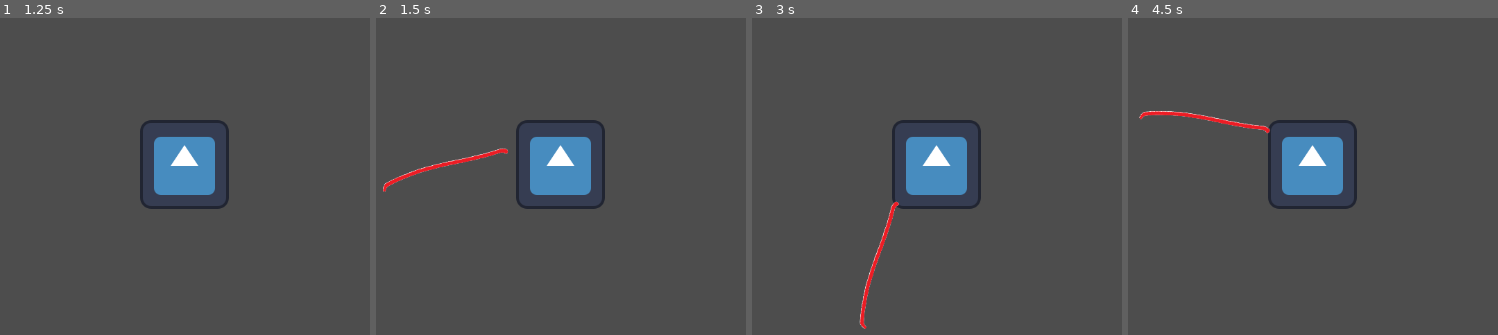
Above: before the commit, frames 1-4 (left to right).
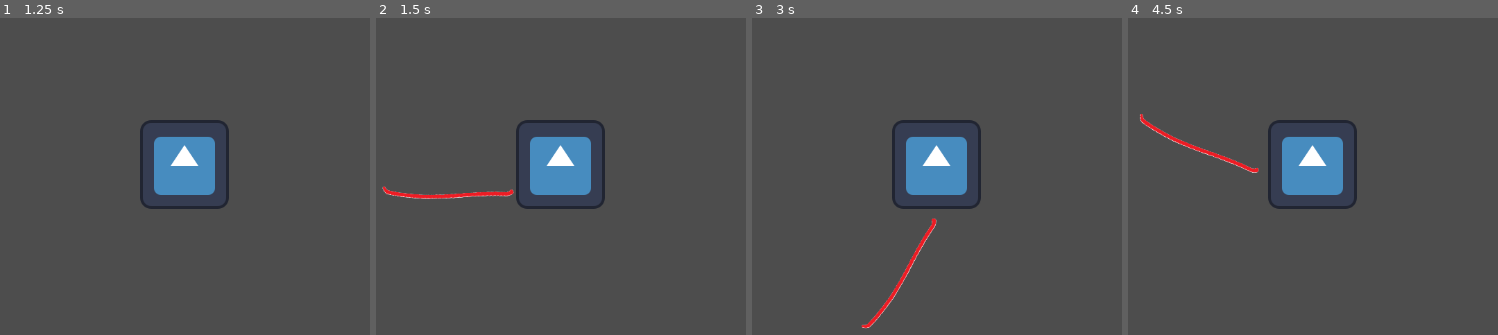
Above: after the commit, the same moments.

Repository: kschulz20/scream-jam-2024
Game: Godot game, scene res://src/main.tscn
Same seed, same stepped clock (60 frames per second), same inputs: the game is played once before the commit and once after it. The engine's default icon, where the game draws it, is replaced by a stand-in: a white triangle on a blue panel in a dark square.
Inputs (mouse positions are in pixels of both pictures, inside the frame that each line leads up to):
- Up to frame 1 (1.25 s): tap Enter at 0.5 s; move the mouse to (358, 141) at 0.52 s; hold D (move_right) from 0.53 s (still down); click (358, 141) at 0.6 s
- Up to frame 2 (1.5 s): tap Space at 1.25 s; move the mouse to (401, 186) at 1.27 s; release D (move_right) at 1.28 s; hold S (move_down) from 1.28 s (still down); click (401, 186) at 1.35 s
- Up to frame 3 (3 s): tap Enter at 2 s; move the mouse to (1014, 65) at 2.02 s; release S (move_down) at 2.03 s; hold D (move_right) 2.03-2.78 s; click (1014, 65) at 2.1 s; tap Space at 2.75 s; move the mouse to (896, 255) at 2.77 s; hold W (move_up) from 2.78 s (still down); click (896, 255) at 2.85 s
- Up to frame 4 (4.5 s): tap Enter at 3.5 s; move the mouse to (outside the picture) at 3.52 s; release W (move_up) at 3.53 s; hold A (move_left) from 3.53 s (still down); click (outside the picture) at 3.6 s; tap Space at 4.25 s; move the mouse to (outside the picture) at 4.27 s; click (outside the picture) at 4.35 s

Frame 1 is identical in both runs. In frame 2, 1.0% of the frame differs, in the area x 1-38%, y 41-58%; in frame 3, 1.0%; in frame 4, 1.0%.

Commit message:
flipping cane animation depending on where player clicked

Diff:
--- a/src/Entities/Player/cane.gd
+++ b/src/Entities/Player/cane.gd
@@ -8,14 +8,18 @@
 func _ready() -> void:
 	pass # Replace with function body.
 
-
 # Called every frame. 'delta' is the elapsed time since the previous frame.
 func _process(delta: float) -> void:
 	if (not _animation_player.is_playing()):
 		cane_sprite.visible = false
 
 func _on_player_character_cane_attack(cane_hitbox_vector: Vector2) -> void:
+	# Distance cane attack sprite away from player
 	cane_sprite.position = cane_hitbox_vector * CANE_HITBOX_DISTANCE_FROM_PLAYER
+	# Change animation direciton of cane attack based on where mouse is
+	cane_sprite.set_flip_v(cane_hitbox_vector.x < 0)
+	# Rotate cane sprite attack based off where player clicked
 	cane_sprite.rotation = cane_hitbox_vector.angle()
+
 	cane_sprite.visible = true
 	_animation_player.play("cane_attack")
